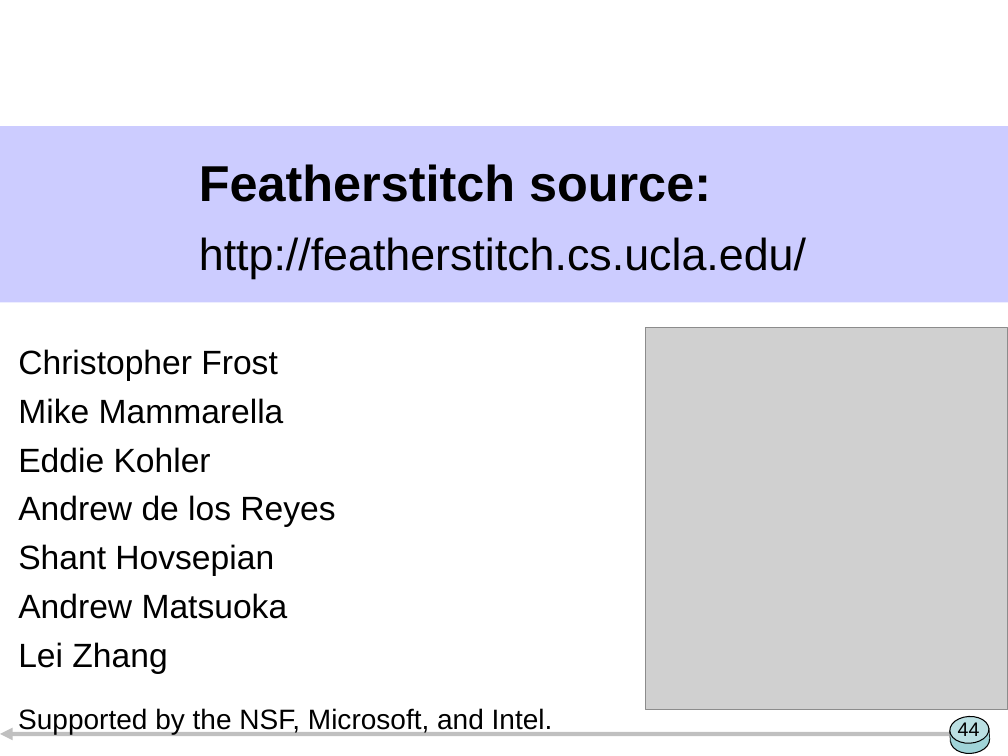
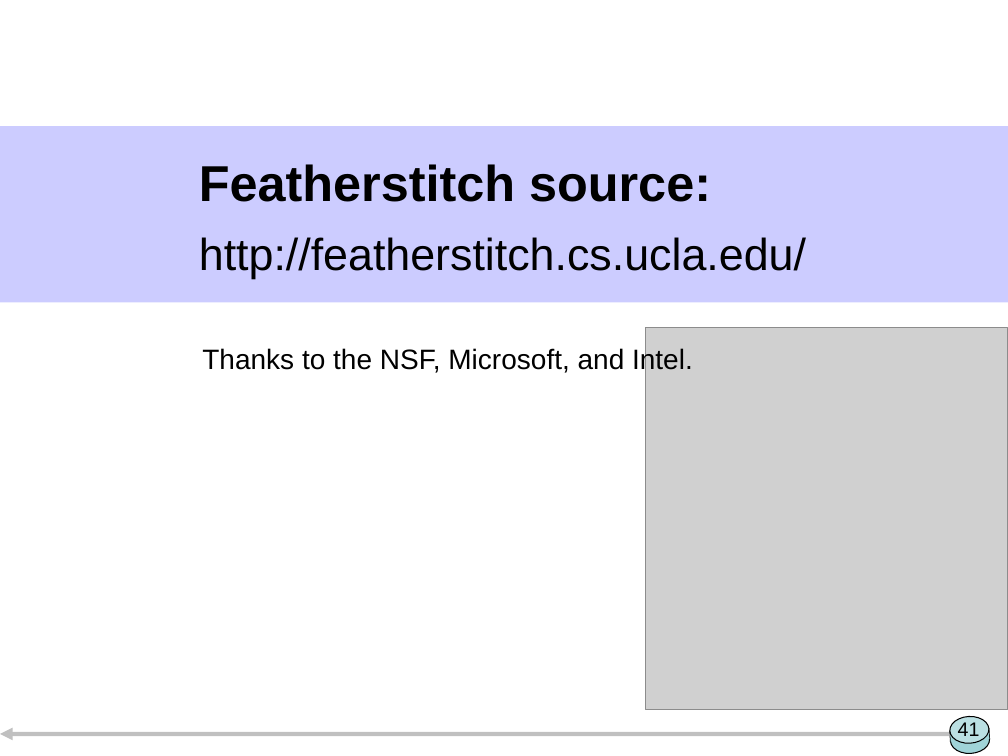
Before and after one commit to ucla-readable/fstitch-doc, a slide deck: slide 41 of sosp/pres.ppt (slide 44 before the commit). Drawn at 1008x756 pixels with LibreOffice and Linux fonts; fonts in the diff are those of the drawing; grey boxes stand for pictures. Boxes give left, top, right and bottom in pixels: in the first picture for what was removed or moved away, otherwise in the second. Text is boxed around its words. In the diff, an @@ line names an element or a change of style, - is before the commit and + after.

```diff
--- a/sosp/pres.ppt
+++ b/sosp/pres.ppt
@@ subtitle removed at (18,349,335,674) @@
-Christopher Frost
-Mike Mammarella
-Eddie Kohler
-Andrew de los Reyes
-Shant Hovsepian
-Andrew Matsuoka
-Lei Zhang
@@ text at (202,347,693,374): text changed @@
-Supported by the NSF, Microsoft, and Intel.
+Thanks to the NSF, Microsoft, and Intel.
@@ page number at (958,722,980,741): text changed @@
-44
+41
```
Also in this commit, not shown: 13 other slides changed, 2 slides added, 5 slides removed, 1 other file.
